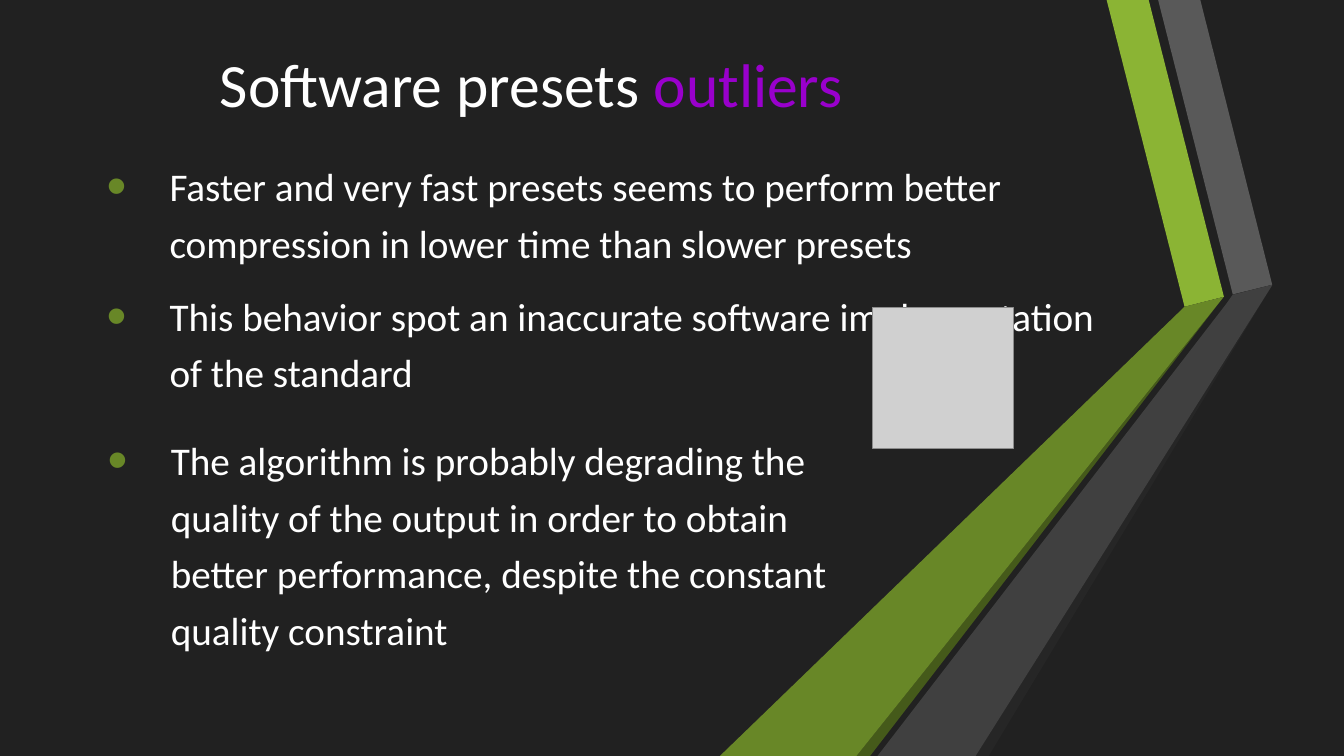
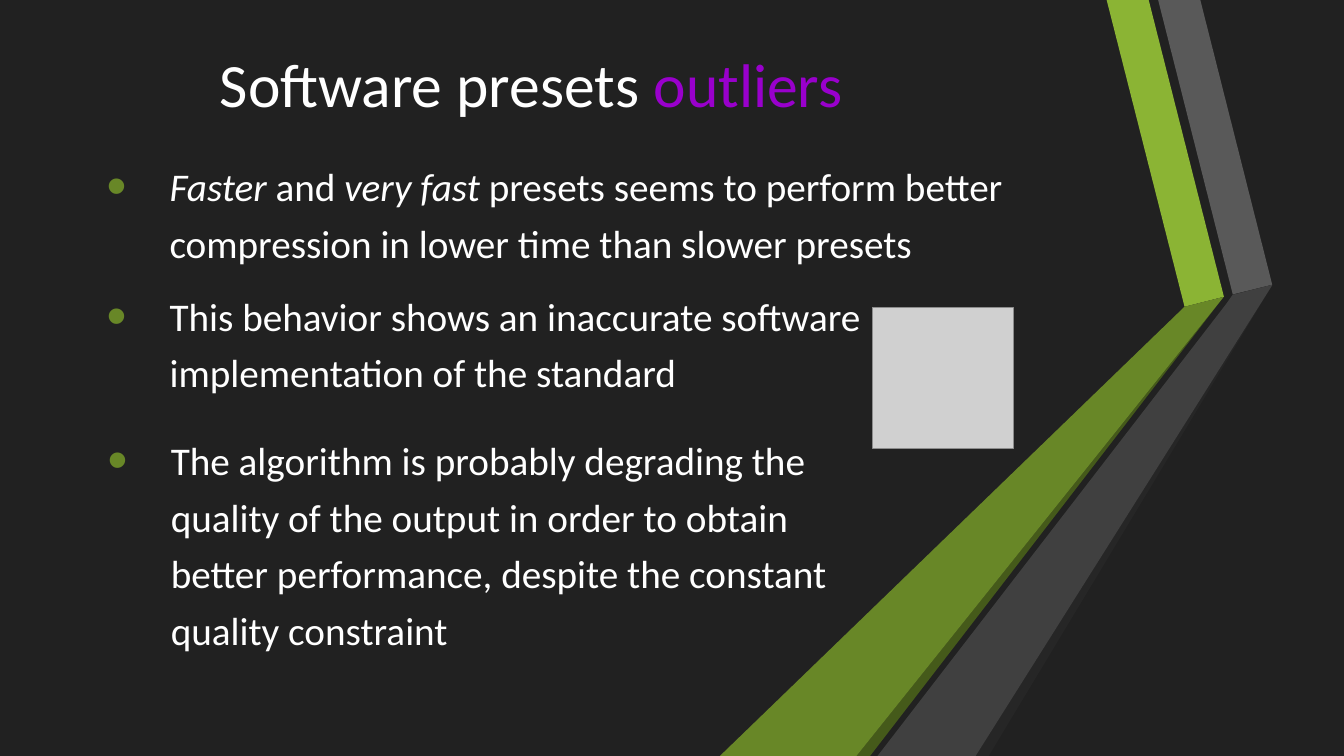
Before and after one commit to Rijndael99/encoding_bench, a slide deck: slide 20 of presentation.pptx. Drawn at 1344x756 pixels with LibreOffice and Linux fonts; fonts in the diff are those of the drawing; grey boxes stand for pictures. Boxes give left, top, right and bottom in pixels: in the first picture for what was removed or moved away, otherwise in the second. Text is boxed around its words. In the diff, an @@ line names an element or a change of style, - is before the commit and + after.

Commit message:
Fix typos and other minor stuff

```diff
--- a/presentation.pptx
+++ b/presentation.pptx
@@ text at (170, 173, 1002, 265): italic on in "Faster very fast" @@
@@ text at (170, 303, 860, 394): text changed @@
-  • This behavior spot an inaccurate software implementation of the standard
+  • This behavior shows an inaccurate software implementation of the standard
```
Also in this commit, not shown: 4 other slides changed.
